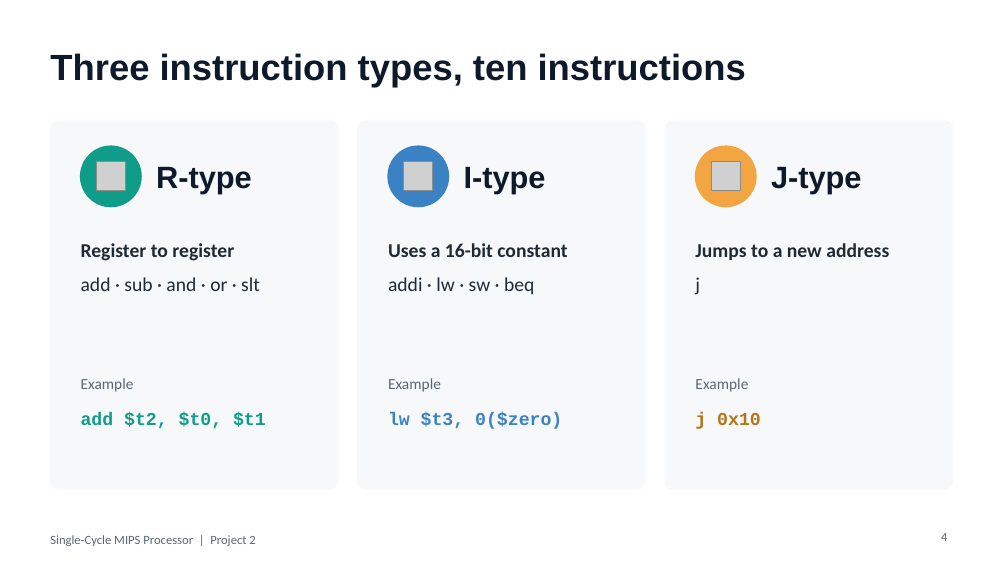
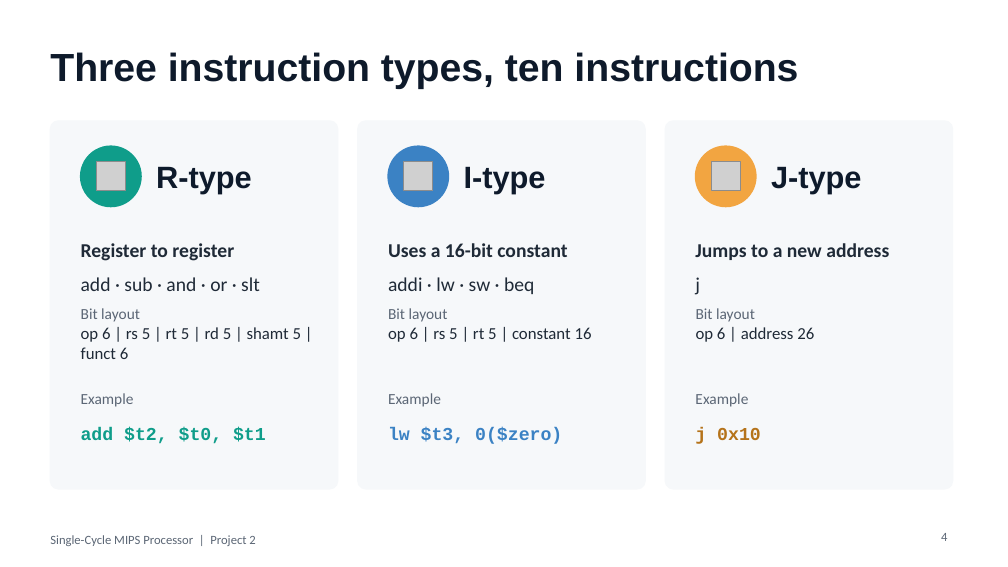
Before and after one commit to Jgauri24/mca_project, a slide deck: slide 4 of presentation/MIPS_Single_Cycle_Presentation.pptx. Drawn at 1008x567 pixels with LibreOffice and Linux fonts; fonts in the diff are those of the drawing; grey boxes stand for pictures. Boxes give left, top, right and bottom in pixels: in the first picture for what was removed or moved away, otherwise in the second. Text is boxed around its words. In the diff, an @@ line names an element or a change of style, - is before the commit and + after.

Commit message:
docs(presentation): expand deck to 14 slides
Adds control-signal table, bit layouts, testing-flow slide, second
waveform, problems/limits slide, repository link and updated roles.

```diff
--- a/presentation/MIPS_Single_Cycle_Presentation.pptx
+++ b/presentation/MIPS_Single_Cycle_Presentation.pptx
@@ title "Three instruction types, ten instructions" at (50, 52, 798, 89): size 26 to 28 pt @@
@@ text added at (81, 308, 301, 359), 12 pt, text #1F2A37 @@
+Bit layout
+op 6 | rs 5 | rt 5 | rd 5 | shamt 5 | funct 6
@@ text added at (388, 308, 592, 342), 12 pt, text #1F2A37 @@
+Bit layout
+op 6 | rs 5 | rt 5 | constant 16
@@ text added at (696, 308, 814, 342), 12 pt, text #1F2A37 @@
+Bit layout
+op 6 | address 26
@@ 6 texts: place and size @@
-6 texts at (81, 378, 761, 429)
+6 texts at (81, 393, 761, 444)
```
Also in this commit, not shown: 8 other slides changed, 4 slides added.
